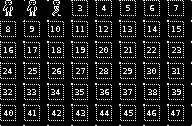
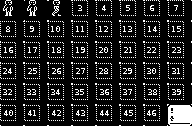
Revision of a layered w=192, h=126 image; what changed, layer by layer:
painted on "Bakgrund" over [left=168, top=105, right=192, bottom=126]
